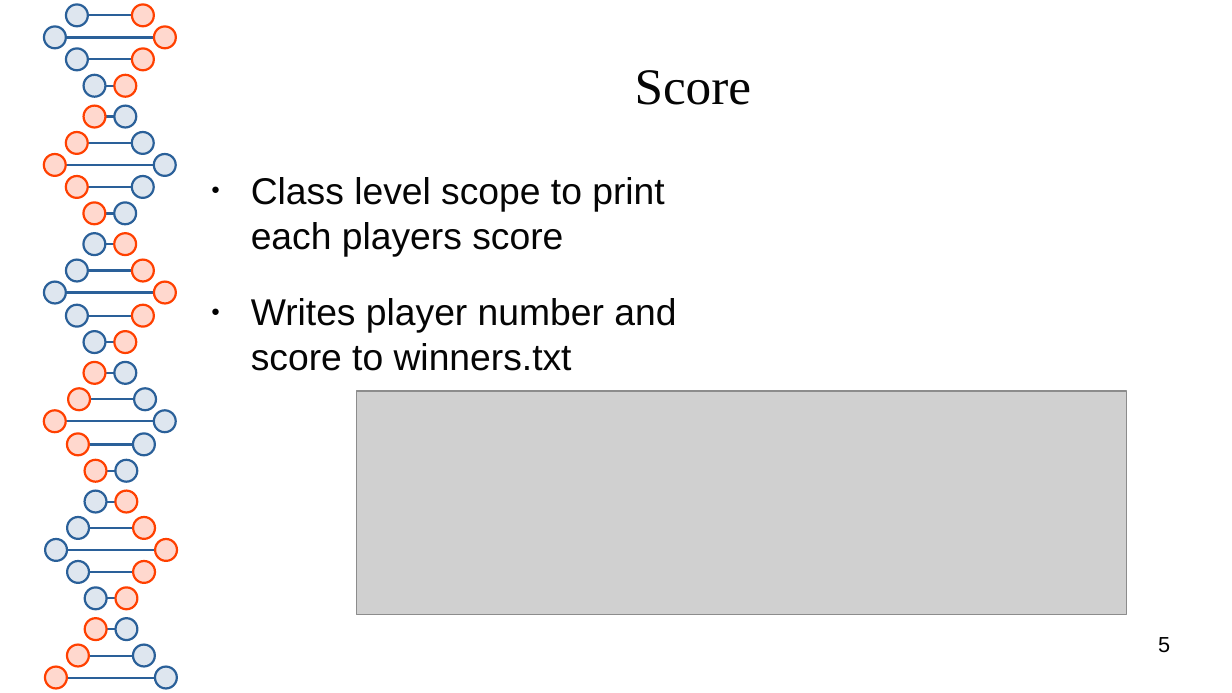
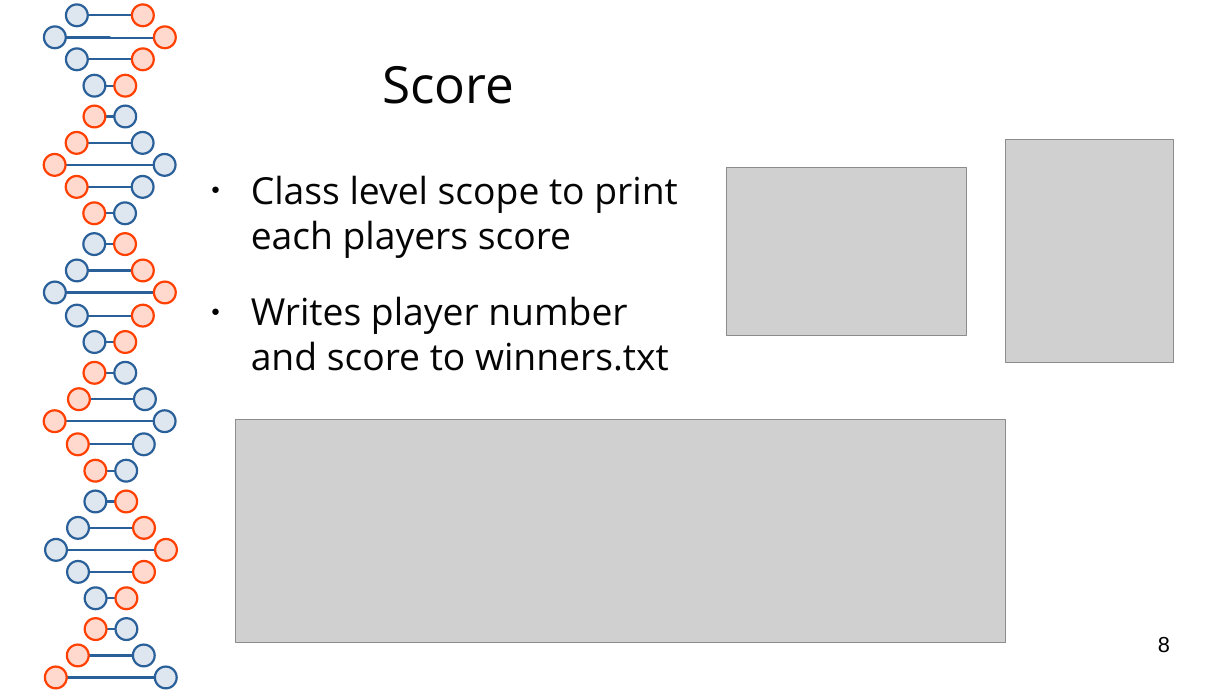
Before and after one commit to RedOctober117/ChutesAndLadders, a slide deck: slide 8 of documentation/presentation.pptx (slide 5 before the commit). Drawn at 1232x693 pixels with LibreOffice and Linux fonts; fonts in the diff are those of the drawing; grey boxes stand for pictures. Boxes give left, top, right and bottom in pixels: in the first picture for what was removed or moved away, otherwise in the second. Text is boxed around its words. In the diff, an @@ line names an element or a change of style, - is before the commit and + after.

```diff
--- a/documentation/presentation.pptx
+++ b/documentation/presentation.pptx
@@ title "Score" at bbox=[382, 66, 514, 104]: font Times New Roman to Open Sans @@
@@ picture added at bbox=[1006, 140, 1174, 362] @@
@@ text "Class level scope to print ..." at bbox=[251, 175, 677, 371]: font Arial to Open Sans @@
@@ picture added at bbox=[727, 168, 967, 335] @@
@@ picture: place and size @@
-picture at bbox=[357, 391, 1127, 615]
+picture at bbox=[236, 419, 1006, 643]
@@ page number at bbox=[1158, 637, 1170, 653]: text changed @@
-5
+8
```
Also in this commit, not shown: 6 other slides changed, 2 slides added, 3 other files.
